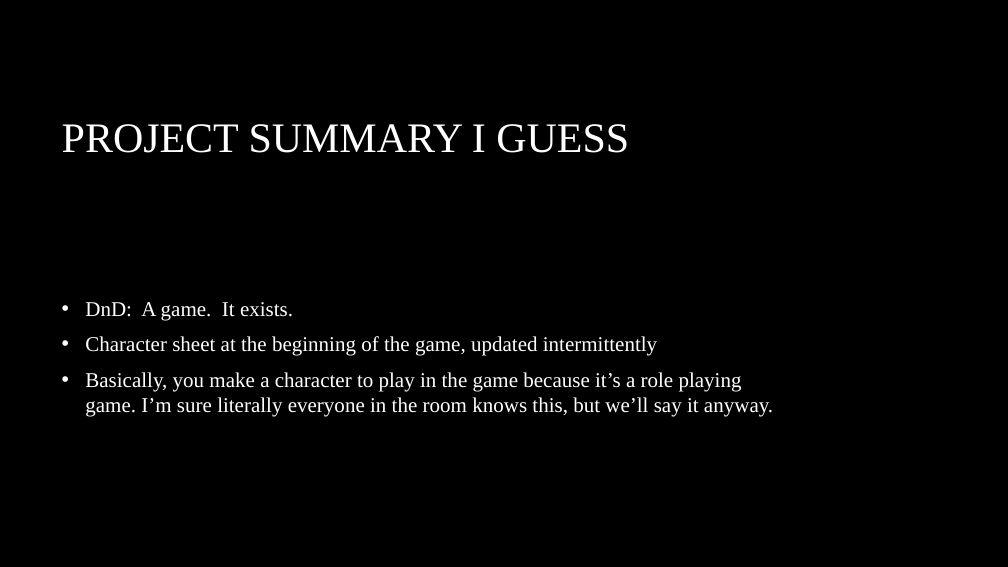
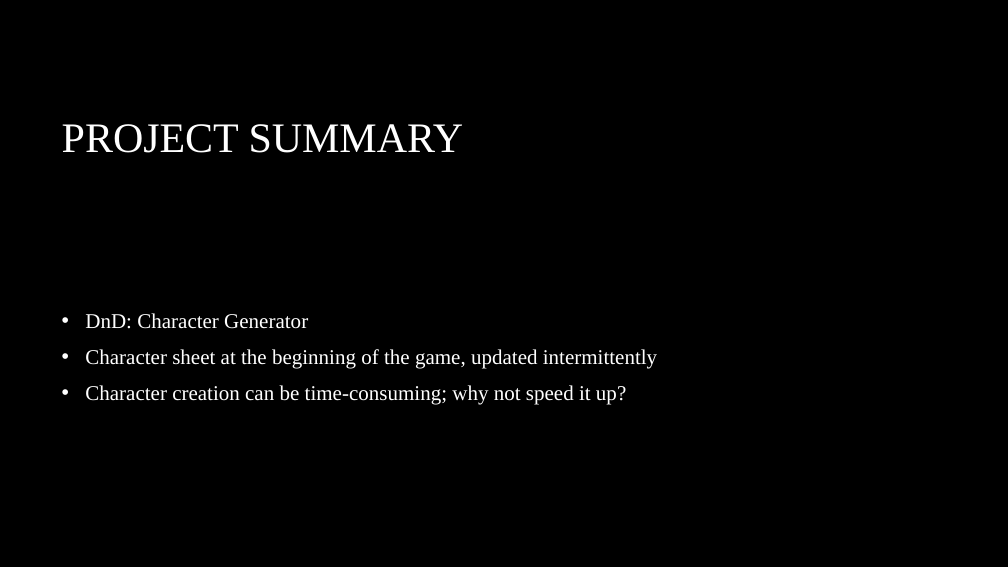
Before and after one commit to TTTriplicate/DnDCharGenerator, a slide deck: slide 2 of DnDPresentation.pptx. Drawn at 1008x567 pixels with LibreOffice and Linux fonts; fonts in the diff are those of the drawing; background and template pictures are left out. Boxes give left, top, right and bottom in pixels: in the first picture for what was removed or moved away, otherwise in the second. Text is boxed around its words. In the diff, an @@ line names an element or a change of style, - is before the commit and + after.

Commit message:
PPT update

```diff
--- a/DnDPresentation.pptx
+++ b/DnDPresentation.pptx
@@ title at <box>62,124,464,153</box>: text changed @@
-PROJECT SUMMARY I GUESS
+PROJECT SUMMARY
@@ text at <box>85,313,308,329</box>: text changed @@
-• DnD: A game. It exists.
+• DnD: Character Generator
@@ text at <box>85,385,626,405</box>: text changed @@
-• Basically, you make a character to play in the game because it’s a role playing game. I’m sure literally everyone in the room knows this, but we’ll say it anyway.
+• Character creation can be time-consuming; why not speed it up?
```
Also in this commit, not shown: 2 other slides changed, 2 slides removed, 1 other file.
